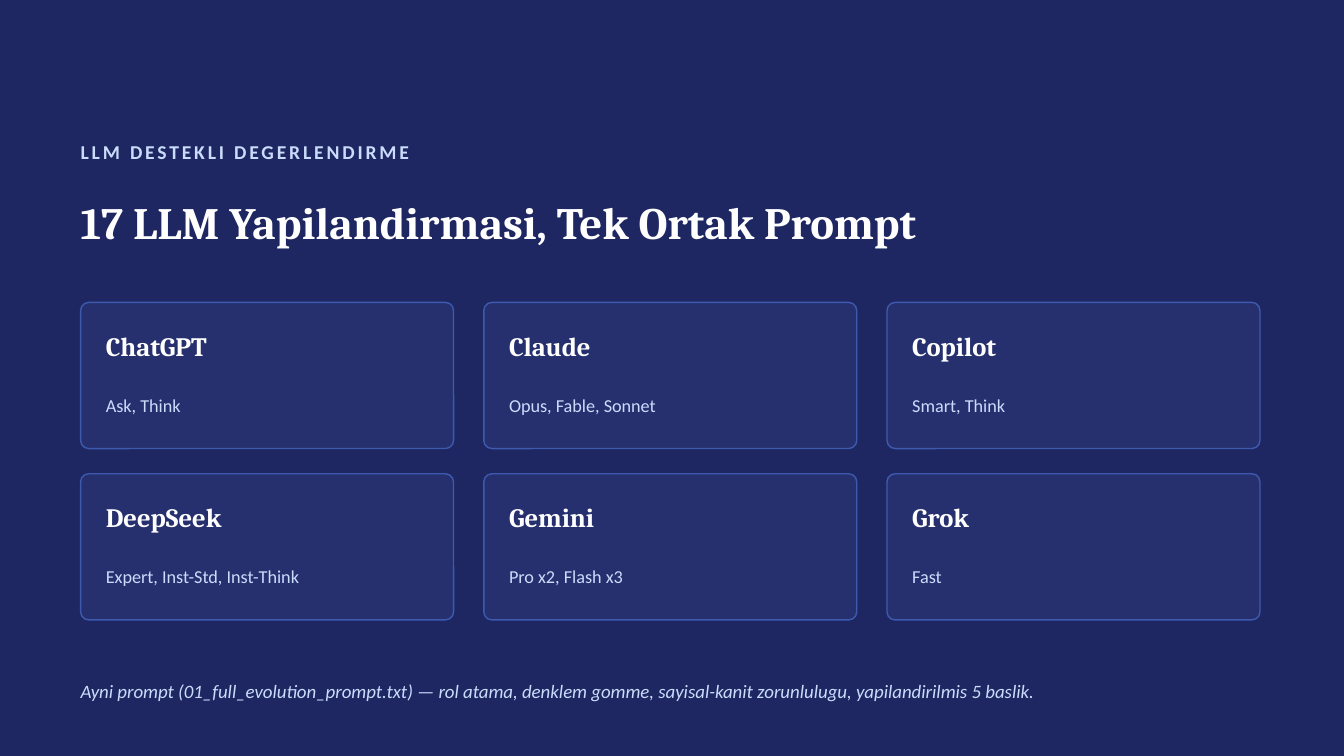
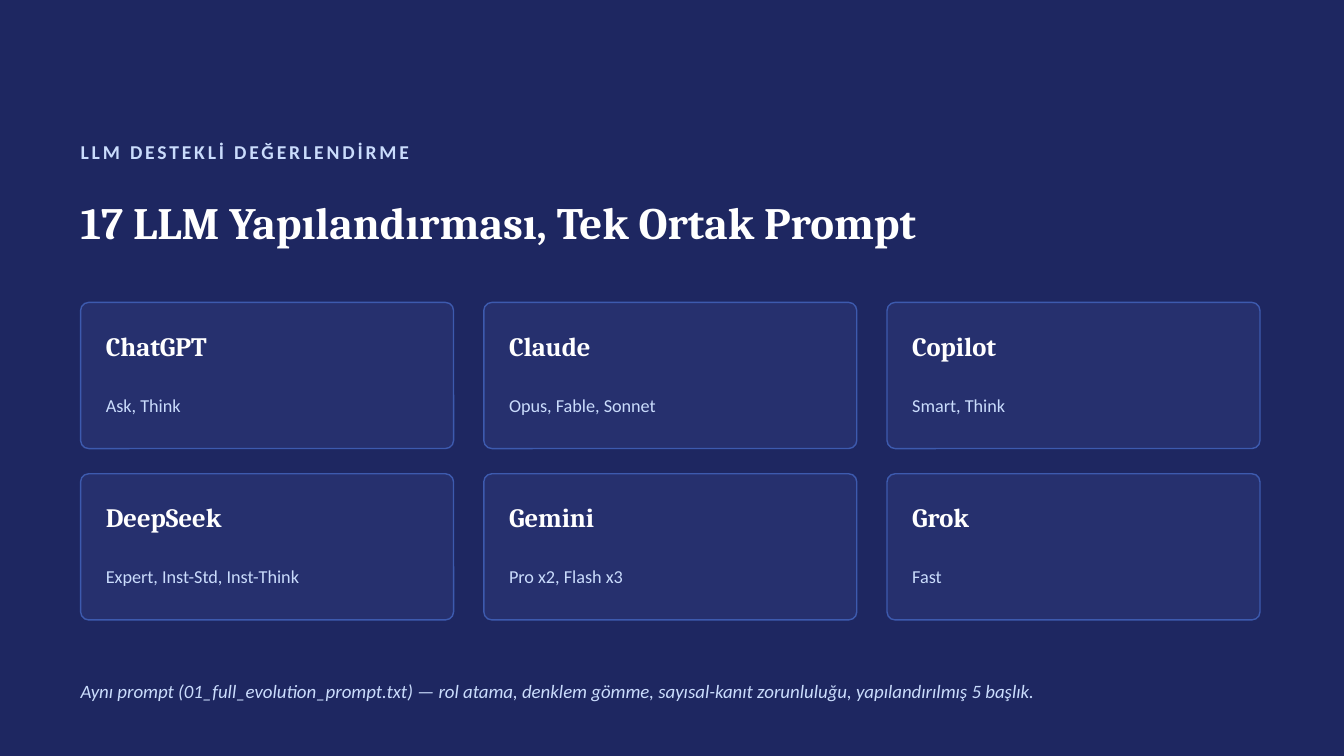
Before and after one commit to murozdemiir/qmood-jsoup-analizi, a slide deck: slide 10 of report/QMOOD_jsoup_sunum.pptx. Drawn at 1344x756 pixels with LibreOffice and Linux fonts; fonts in the diff are those of the drawing. Boxes give left, top, right and bottom in pixels: in the first picture for what was removed or moved away, otherwise in the second. Text is boxed around its words. In the diff, an @@ line names an element or a change of style, - is before the commit and + after.

```diff
--- a/report/QMOOD_jsoup_sunum.pptx
+++ b/report/QMOOD_jsoup_sunum.pptx
@@ text at (81,142,409,159): text changed @@
-LLM DESTEKLI DEGERLENDIRME
+LLM DESTEKLİ DEĞERLENDİRME
@@ text at (81,208,916,249): text changed @@
-17 LLM Yapilandirmasi, Tek Ortak Prompt
+17 LLM Yapılandırması, Tek Ortak Prompt
@@ text at (81,684,1034,701): text changed @@
-Ayni prompt (01_full_evolution_prompt.txt) — rol atama, denklem gomme, sayisal-kanit zorunlulugu, yapilandirilmis 5 baslik.
+Aynı prompt (01_full_evolution_prompt.txt) — rol atama, denklem gömme, sayısal-kanıt zorunluluğu, yapılandırılmış 5 başlık.
```
Also in this commit, not shown: 12 other slides changed, 3 other files.
